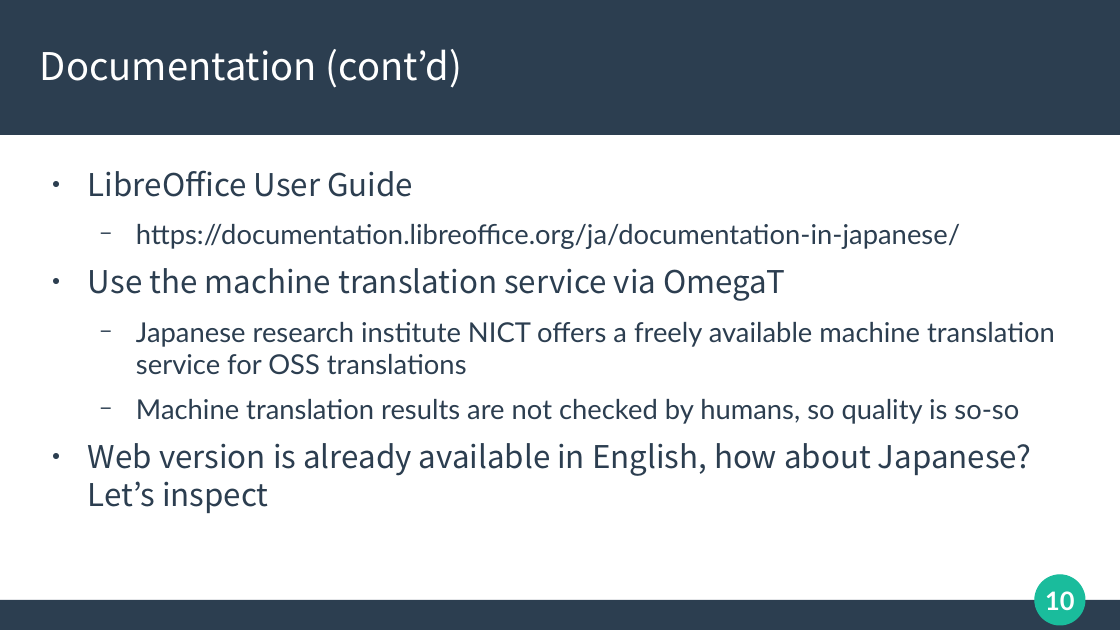
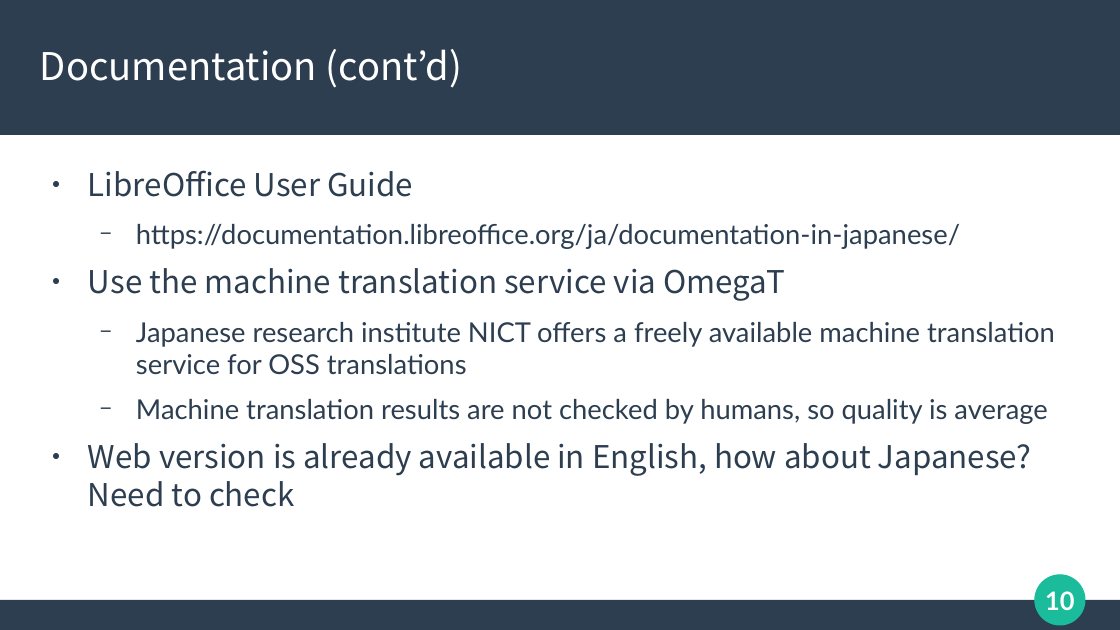
Before and after one commit to naruoga/presentations, a slide deck: slide 10 of 20231008-LOUCA2023-LibO-Japanese-Activities.odp. Drawn at 1120x630 pixels with LibreOffice and Linux fonts; fonts in the diff are those of the drawing. Boxes give left, top, right and bottom in pixels: in the first picture for what was removed or moved away, otherwise in the second. Text is boxed around its words. In the diff, an @@ line names an element or a change of style, - is before the commit and + after.

```diff
--- a/20231008-LOUCA2023-LibO-Japanese-Activities.odp
+++ b/20231008-LOUCA2023-LibO-Japanese-Activities.odp
@@ text at <box>88,399,1047,507</box>: text changed @@
-  − Machine translation results are not checked by humans, so quality is so-so
-● Web version is already available in English, how about Japanese? Let’s inspect
+  − Machine translation results are not checked by humans, so quality is average
+● Web version is already available in English, how about Japanese? Need to check
```
Also in this commit, not shown: 10 other slides changed.
